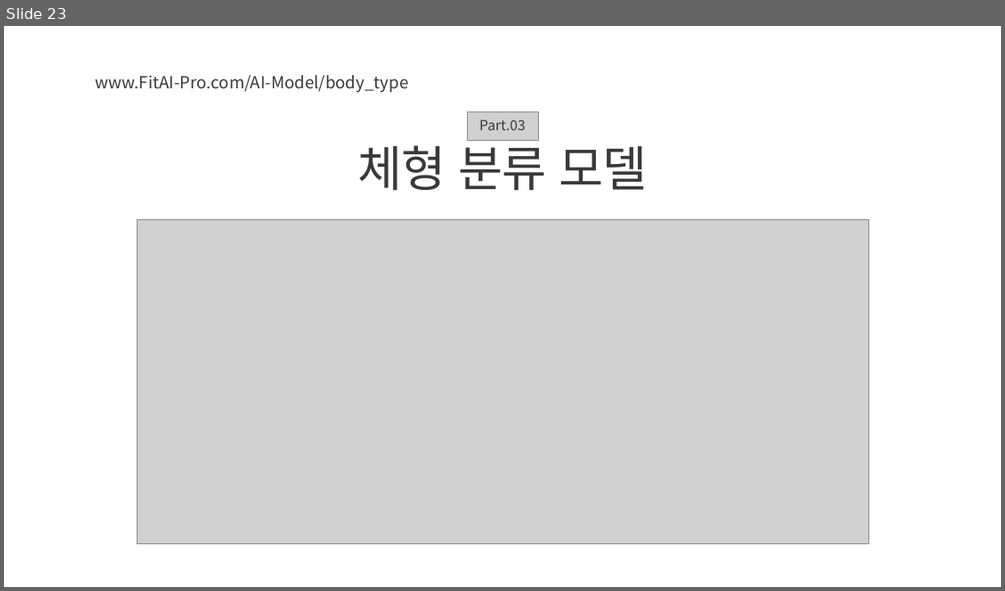
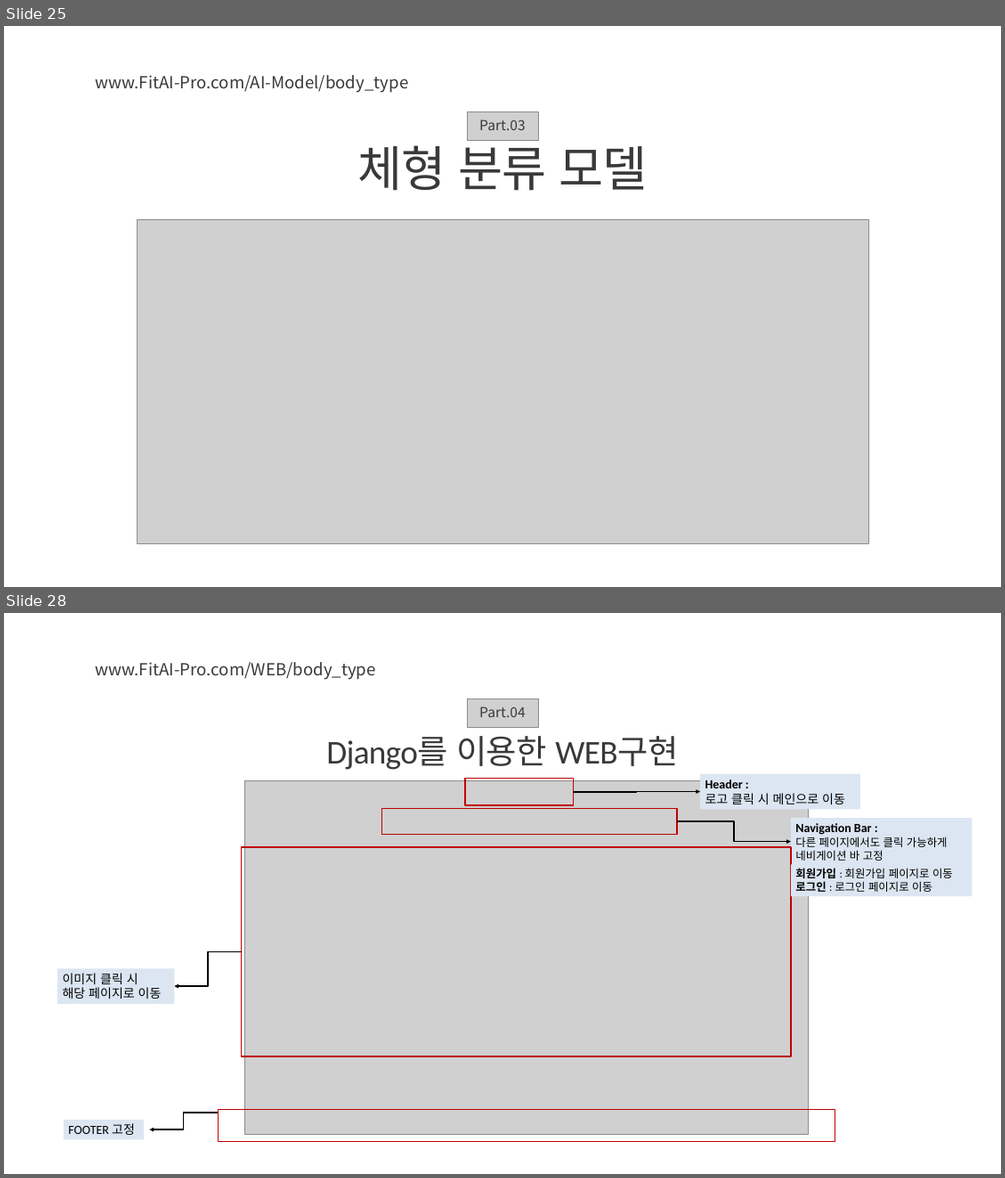
Before and after one commit to ssoom98/FitAI_Pro, a slide deck: ppt/FitAI-Pro_CSM.pptx. Shown one above the other, each under a label of ours: slide 23 before the commit, slides 25 and 28 after it; the slides between them are not shown. The pictures are 1005x591 and 1005x1178 pixels, drawn with LibreOffice and Linux fonts; fonts in the diff are those of the drawing; grey boxes stand for pictures; background and template pictures are left out. Boxes give left, top, right and bottom in pixels: in the first picture for what was removed or moved away, otherwise in the second. Text is boxed around its words. In the diff, an @@ line names an element or a change of style, - is before the commit and + after.

```diff
--- a/ppt/FitAI-Pro_CSM.pptx
+++ b/ppt/FitAI-Pro_CSM.pptx
@@ slide 28 added at <box>4,613,1001,1174</box>, background picture (left out) @@
@@ text added at <box>96,662,376,680</box>, 24 pt, text #393939 @@
+www.FitAI-Pro.com/WEB/body_type
@@ picture added at <box>467,698,538,727</box> @@
@@ text added at <box>479,706,526,717</box>, 20 pt, text #393939 @@
+Part.04
@@ text added at <box>326,736,678,770</box>, 48 pt, text #393939 @@
+Django를 이용한 WEB구현
@@ picture added at <box>244,780,808,1134</box> @@
@@ rectangle added at <box>465,779,574,805</box>, outline #C00000 2 pt @@
@@ elbow arrow added from (574, 792) to (700, 791), #000000 2 pt @@
@@ rectangle added at <box>700,774,860,810</box>, fill #DCE6F2, 18 pt, text #000000 @@
+Header :
+로고 클릭 시 메인으로 이동
@@ rectangle added at <box>381,809,677,835</box>, outline #C00000 2 pt @@
@@ elbow arrow added from (677, 821) to (791, 841), #000000 2 pt @@
@@ rectangle added at <box>791,818,971,865</box>, fill #DCE6F2, 16 pt, text #000000 @@
+Navigation Bar :
+다른 페이지에서도 클릭 가능하게
+네비게이션 바 고정
@@ rectangle added at <box>242,847,791,1056</box>, outline #C00000 2 pt @@
@@ rectangle added at <box>791,864,971,896</box>, fill #DCE6F2, 16 pt, text #000000 @@
+회원가입 : 회원가입 페이지로 이동
+로그인 : 로그인 페이지로 이동
@@ elbow arrow added from (242, 951) to (175, 986), #000000 2 pt @@
@@ rectangle added at <box>57,968,174,1004</box>, fill #DCE6F2, 18 pt, text #000000 @@
+이미지 클릭 시
+해당 페이지로 이동
@@ rectangle added at <box>64,1119,144,1139</box>, fill #DCE6F2, 18 pt, text #000000 @@
+FOOTER 고정
@@ elbow arrow added from (218, 1112) to (150, 1129), #000000 2 pt @@
@@ rectangle added at <box>218,1110,835,1142</box>, outline #C00000 2 pt @@
@@ what was slide 23 is now slide 25 @@
```
Also in this commit, not shown: 9 slides changed, 7 other slides added, 1 slide removed, 9 other files.
